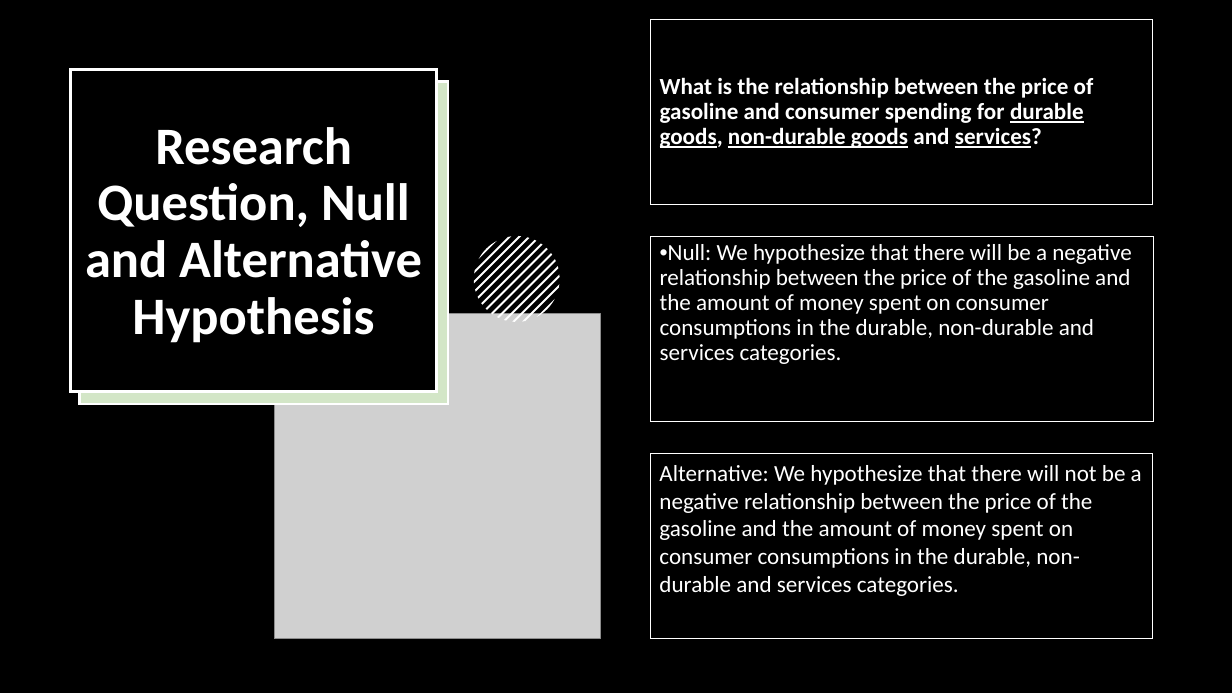
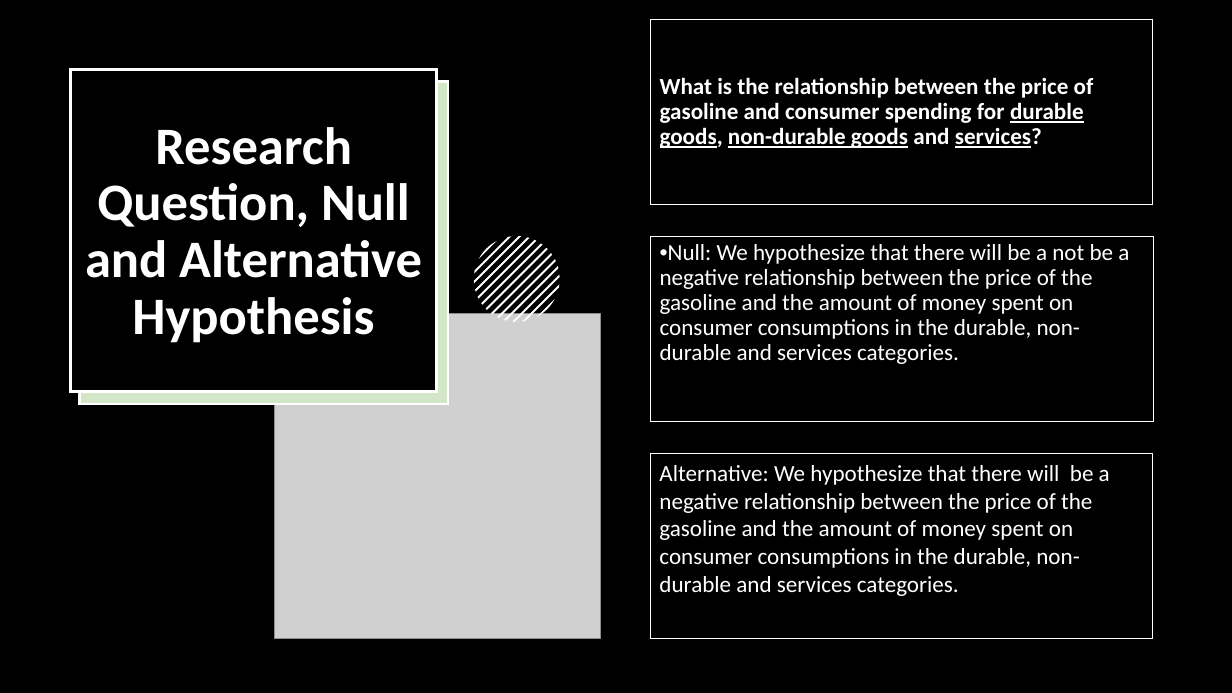
Before and after one commit to jrulloa/project-one, a slide deck: slide 2 of Is gasoline price a good indicator of Consumer Spending.pptx. Drawn at 1232x693 pixels with LibreOffice and Linux fonts; fonts in the diff are those of the drawing; grey boxes stand for pictures. Boxes give left, top, right and bottom in pixels: in the first picture for what was removed or moved away, otherwise in the second. Text is boxed around its words. In the diff, an @@ line names an element or a change of style, - is before the commit and + after.

Commit message:
Powerpoint

```diff
--- a/Is gasoline price a good indicator of Consumer Spending.pptx
+++ b/Is gasoline price a good indicator of Consumer Spending.pptx
@@ text in rectangle at box(660, 244, 1129, 364): text changed @@
-• Null: We hypothesize that there will be a negative relationship between the price of the gasoline and the amount of money spent on consumer consumptions in the durable, non-durable and services categories.
+• Null: We hypothesize that there will be a not be a negative relationship between the price of the gasoline and the amount of money spent on consumer consumptions in the durable, non-durable and services categories.
@@ text in rectangle at box(659, 465, 1110, 596): text changed @@
-Alternative: We hypothesize that there will not be a negative relationship between the price of the gasoline and the amount of money spent on consumer consumptions in the durable, non-durable and services categories.
+Alternative: We hypothesize that there will be a negative relationship between the price of the gasoline and the amount of money spent on consumer consumptions in the durable, non-durable and services categories.
```
Also in this commit, not shown: 10 other slides changed.
